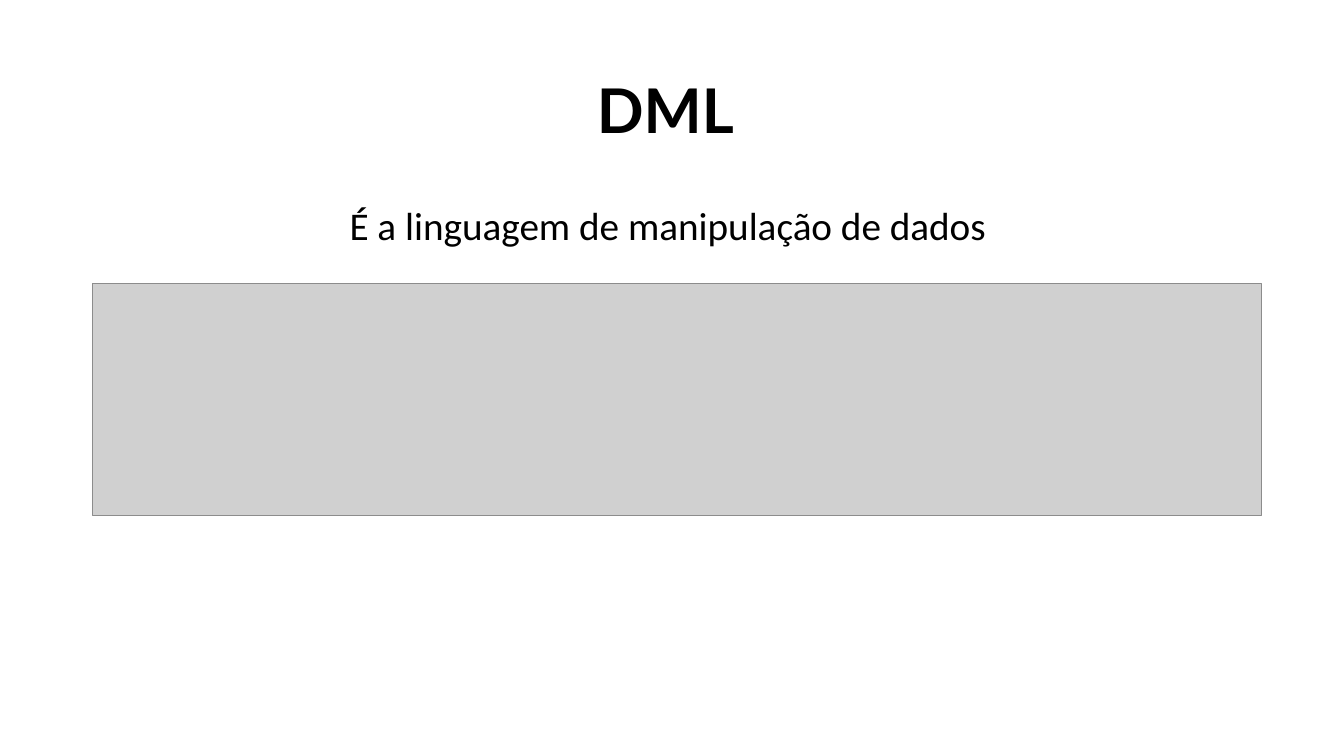
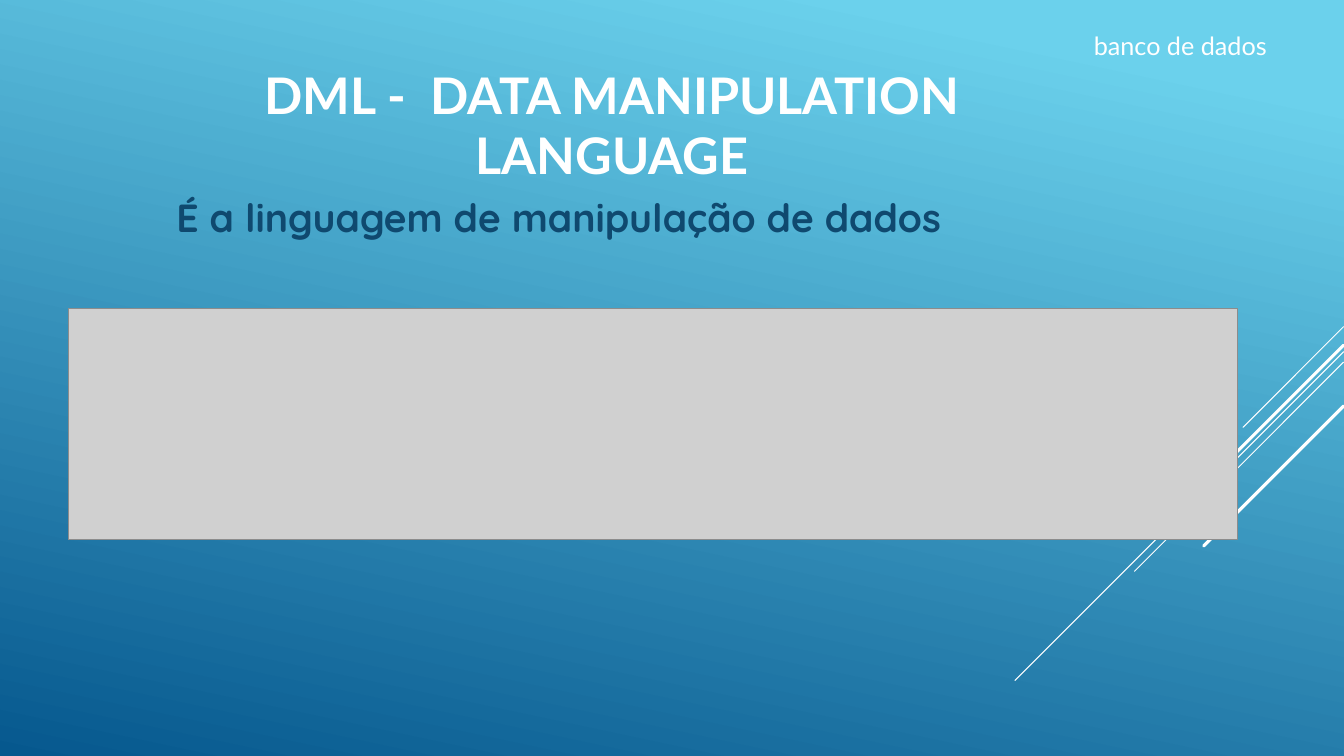
Before and after one commit to TarsilaMoreno/becajava.aulasql2, a slide deck: slide 5 of bancodedados.pptx. Drawn at 1344x756 pixels with LibreOffice and Linux fonts; fonts in the diff are those of the drawing; grey boxes stand for pictures. Boxes give left, top, right and bottom in pixels: in the first picture for what was removed or moved away, otherwise in the second. Text is boxed around its words. In the diff, an @@ line names an element or a change of style, - is before the commit and + after.

```diff
--- a/bancodedados.pptx
+++ b/bancodedados.pptx
@@ background #FFFFFF to gradient #6ED2EB to #06588E @@
@@ text added at (1094, 36, 1267, 55), 18 pt, text #FFFFFF @@
+banco de dados
@@ title at (265, 77, 959, 175): text changed; size 44 to 36 pt; text colour #000000 to #FFFFFF @@
-DML
+DML - DATA MANIPULATION LANGUAGE
@@ text "É a linguagem de manipulação ...": place and size @@
-text "É a linguagem de manipulação ..." at (350, 207, 986, 247)
+text "É a linguagem de manipulação ..." at (176, 197, 941, 240)
@@ text "É a linguagem de manipulação ..." at (176, 197, 941, 240): font Calibri to Quicksand, text colour #000000 to #0F496F, bold on; line spacing 0.9 to 1; more space between paragraphs; vertical alignment top to middle @@
@@ picture: place and size @@
-picture at (93, 284, 1262, 516)
+picture at (69, 309, 1238, 540)
@@ group added at (1015, 327, 1344, 681): 5 lines @@
```
Also in this commit, not shown: 5 other slides changed, 3 slides added.
